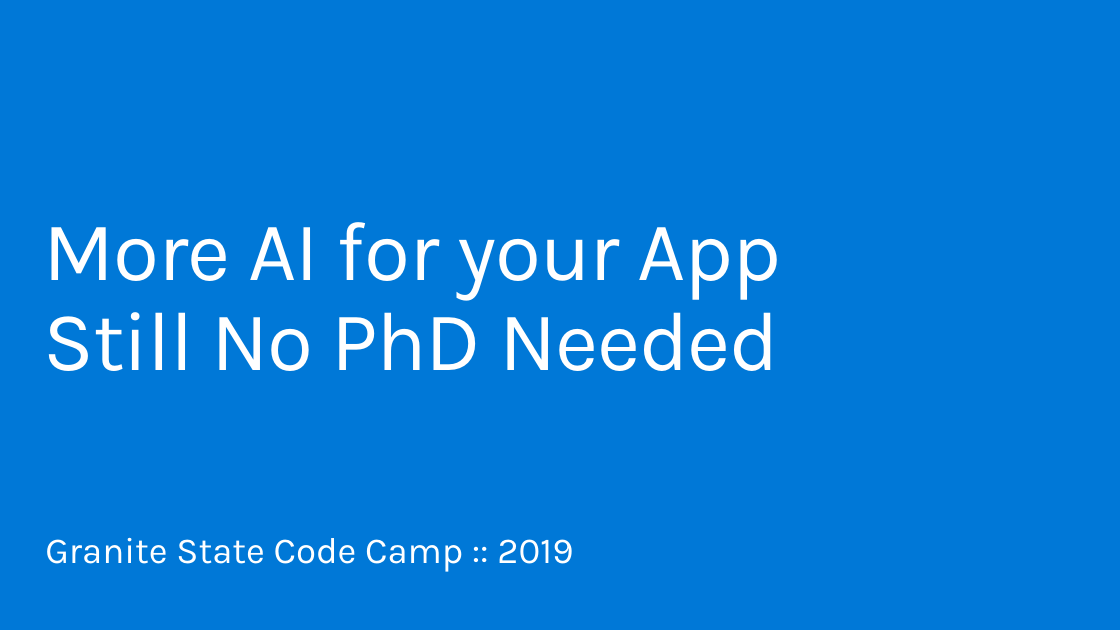
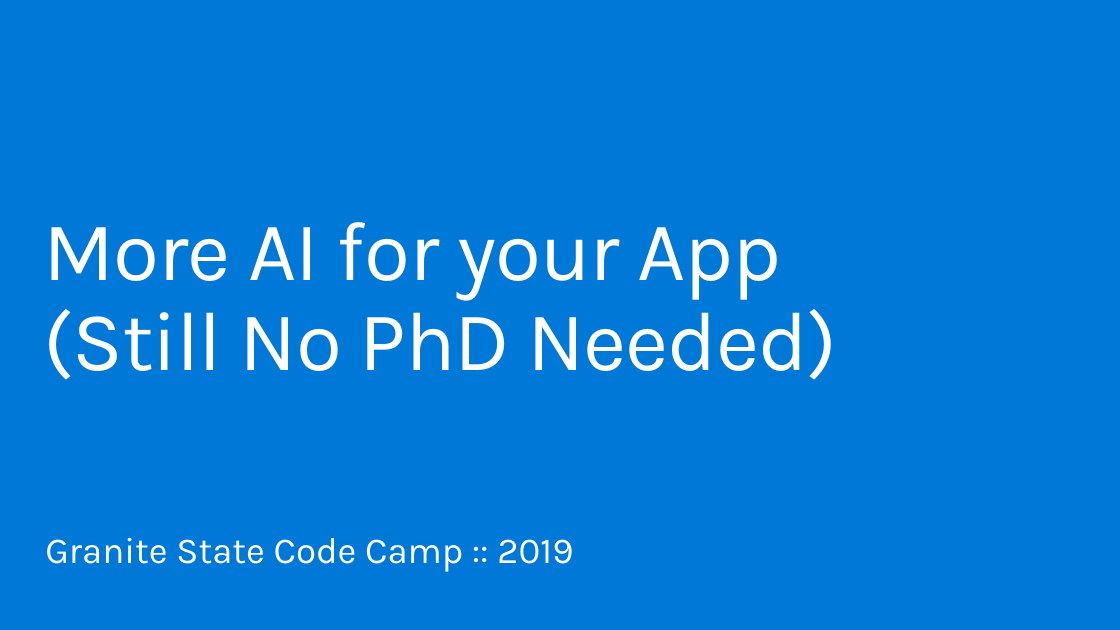
Before and after one commit to plzm/events, a slide deck: slide 1 of GraniteStateCodeCamp2019/gscc19-pelazem.pptx. Drawn at 1120x630 pixels with LibreOffice and Linux fonts; fonts in the diff are those of the drawing; background and template pictures are left out. Boxes give left, top, right and bottom in pixels: in the first picture for what was removed or moved away, otherwise in the second. Text is boxed around its words. In the diff, an @@ line names an element or a change of style, - is before the commit and + after.

```diff
--- a/GraniteStateCodeCamp2019/gscc19-pelazem.pptx
+++ b/GraniteStateCodeCamp2019/gscc19-pelazem.pptx
@@ title at [44,222,837,380]: text changed @@
-More AI for your App
-Still No PhD Needed
+More AI for your App
+(Still No PhD Needed)
```
Also in this commit, not shown: 2 other slides changed, 4 slides added.
